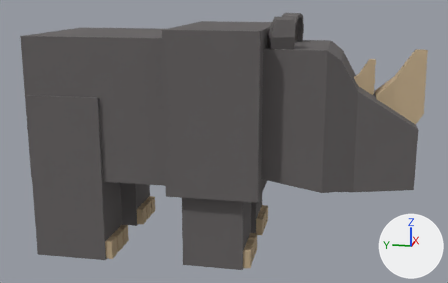
The FBX model Assets/Models/Lvl 3/Masa Kini/Char/Badak (Asli).fbx, before and after one commit.
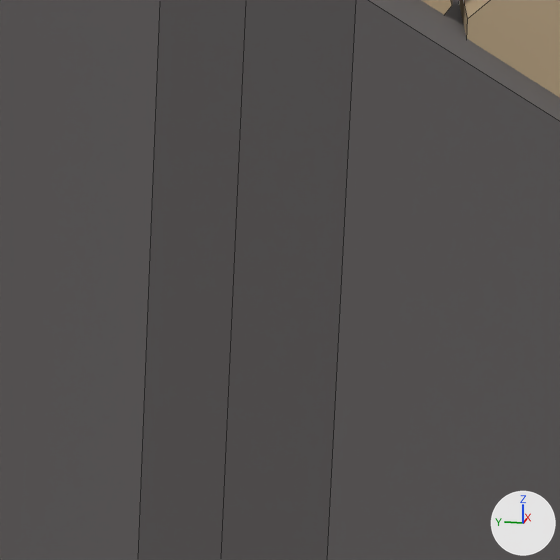
Each version is shown whole from a camera (50 mm lens) standing at (-4.068, -1.15, 1.748) and looking at (-0.012, -0.339, 0.734), then close up on the part from 67% to 87% of the width and 33% to 65% of the height. Arrows for +X, +Y and +Z are at lower right; the lights stay in place. The first two pictures are the older version. The close-ups show mesh edges as thin lines.

The first close-up shows 'Rhino'.
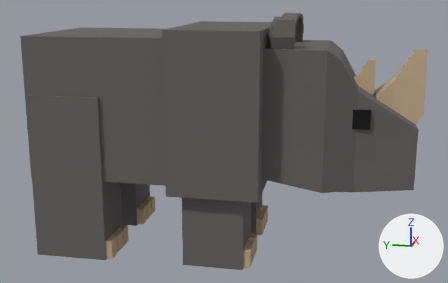
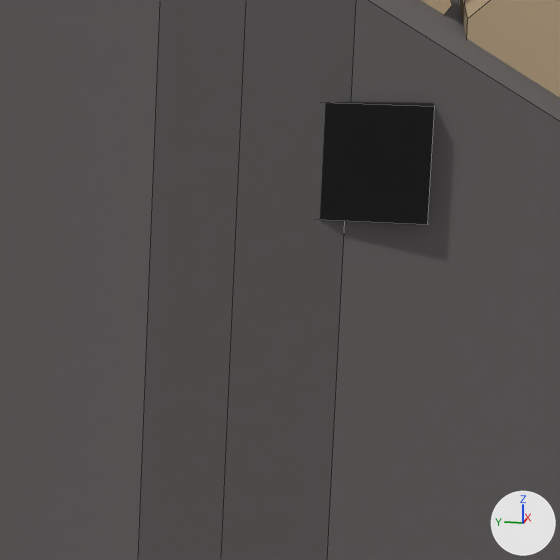
Where the change shows, as pixel boxes [x1, y1, x2, y2] in the close-ups (560 x 560 px):
part 1 of me_cube_033, added (black)
    after: [320, 102, 434, 225]

What changed in the scene script:
```text
Change me_cube_033:
    used by ob_rhino; location = (0.0, 0.0, 0.0)
    remove me_cube_033.from_pydata(...)  # 358 vertices, 334 faces; spans x -0.51..0.5, y -1.63..1.04, z 0.0..1.59
    add me_cube_033.from_pydata(...)  # 366 vertices, 340 faces; spans x -0.51..0.5, y -1.63..1.04, z 0.0..1.59
    me_cube_033 part 1: a new loose piece, a box spanning x -0.3..-0.264, y -1.296..-1.176, z 0.922..1.041, in mat_rhino_eyes (black #000000)
```
